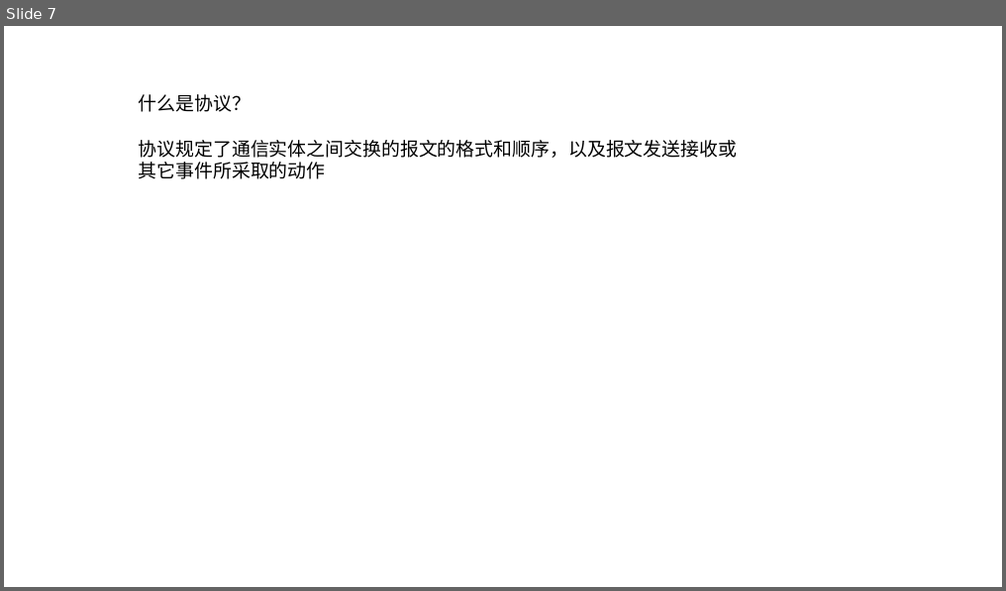
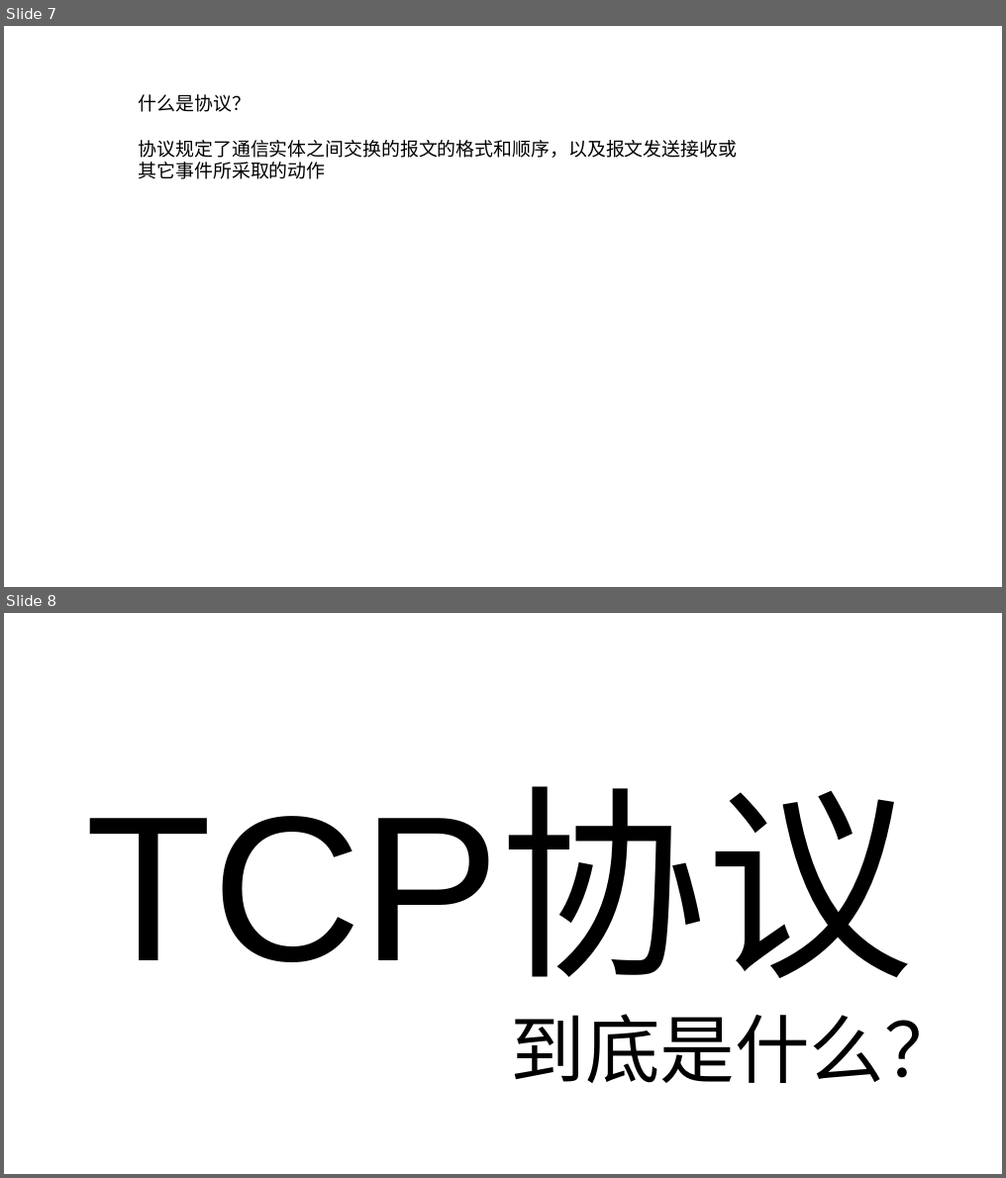
Before and after one commit to buyicoder/Computer-Networking, a slide deck: 计算机网络-自顶向下/第一章总结.pptx. Shown one above the other, each under a label of ours: slide 7 before the commit, slides 7 and 8 after it. The pictures are 1006x591 and 1006x1178 pixels, drawn with LibreOffice and Linux fonts; fonts in the diff are those of the drawing. Boxes give left, top, right and bottom in pixels: in the first picture for what was removed or moved away, otherwise in the second. Text is boxed around its words. In the diff, an @@ line names an element or a change of style, - is before the commit and + after.

Commit message:
一篇文章彻底搞懂TCP协议

```diff
--- a/计算机网络-自顶向下/第一章总结.pptx
+++ b/计算机网络-自顶向下/第一章总结.pptx
@@ slide 8 added at (4,613,1002,1174), background #FFFFFF @@
@@ text added at (86,796,914,978), 199 pt, text #000000 @@
+TCP协议
@@ text added at (510,1014,959,1083), 72 pt, text #000000 @@
+到底是什么？
```
Also in this commit, not shown: 1 slide changed, 6 other files.
